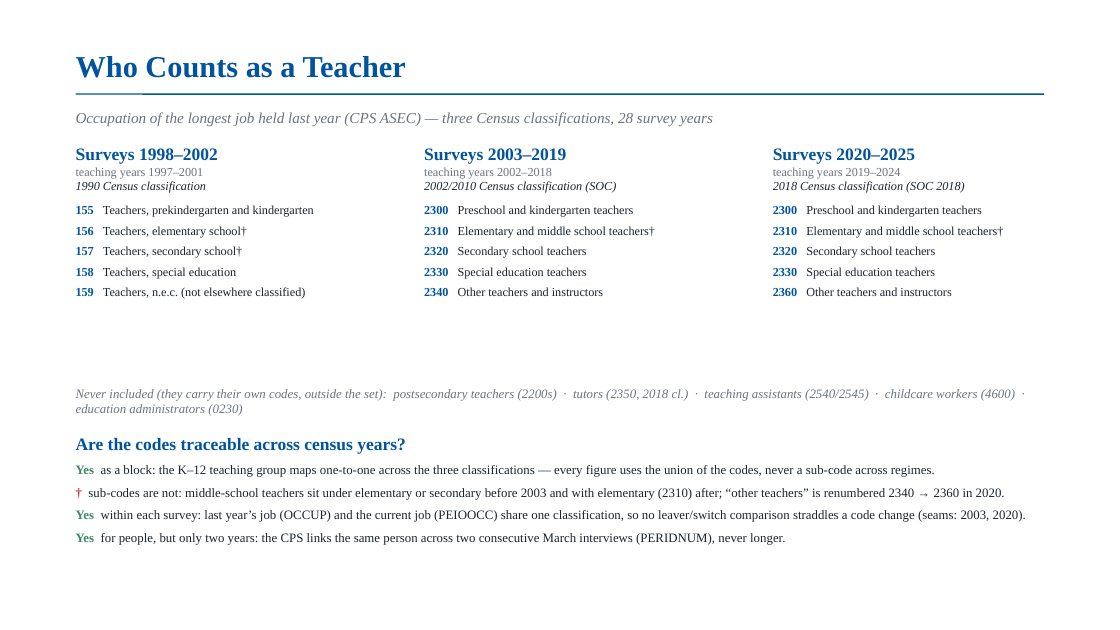
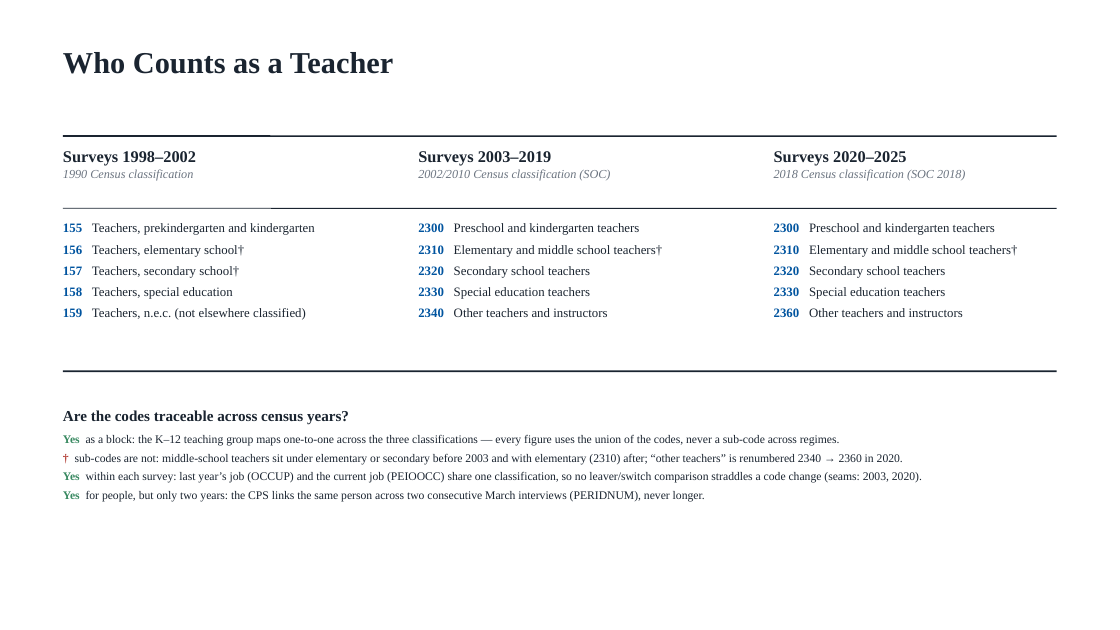
Before and after one commit to jedr1-ship-it/Alternative-Pathways----Quant, a slide deck: slide 1 of report/figures_deck/codes_slide.pptx. Drawn at 1120x630 pixels with LibreOffice and Linux fonts; fonts in the diff are those of the drawing. Boxes give left, top, right and bottom in pixels: in the first picture for what was removed or moved away, otherwise in the second. Text is boxed around its words. In the diff, an @@ line names an element or a change of style, - is before the commit and + after.

```diff
--- a/report/figures_deck/codes_slide.pptx
+++ b/report/figures_deck/codes_slide.pptx
@@ text "Who Counts as a Teacher": place and size @@
-text "Who Counts as a Teacher" at (76, 56, 406, 78)
+text "Who Counts as a Teacher" at (63, 52, 393, 74)
@@ text "Who Counts as a Teacher" at (63, 52, 393, 74): text colour #00549F to #1A2430 @@
@@ line moved from (76, 94) - (1044, 94) to (63, 136) - (1057, 136) @@
@@ line (63, 136) - (1057, 136): stroke #00549F 1.2 pt to #1A2430 1.4 pt @@
@@ text "Surveys 1998–2002" at (63, 151, 196, 181): vertical alignment middle to top @@
@@ text at (76, 148, 218, 193): paragraphs removed @@
-Surveys 1998–2002
-teaching years 1997–2001
-1990 Census classification
@@ text at (424, 148, 616, 193): paragraphs removed @@
-Surveys 2003–2019
-teaching years 2002–2018
-2002/2010 Census classification (SOC)
@@ text at (773, 148, 964, 193): paragraphs removed @@
-Surveys 2020–2025
-teaching years 2019–2024
-2018 Census classification (SOC 2018)
@@ text at (63, 151, 196, 181): text changed; size 13 to 10.5 pt @@
-Occupation of the longest job held last year (CPS ASEC) — three Census classifications, 28 survey years
+Surveys 1998–2002
+1990 Census classification
@@ text added at (418, 151, 610, 181), 10.5 pt, text #6B7480, italic @@
+Surveys 2003–2019
+2002/2010 Census classification (SOC)
@@ text added at (774, 151, 965, 181), 10.5 pt, text #6B7480, italic @@
+Surveys 2020–2025
+2018 Census classification (SOC 2018)
@@ line added from (63, 208) to (1057, 208), #1A2430 0.75 pt @@
@@ text "155 Teachers, prekindergarten and kindergarten": place and size @@
-text "155 Teachers, prekindergarten and kindergarten" at (76, 148, 314, 299)
+text "155 Teachers, prekindergarten and kindergarten" at (63, 223, 315, 320)
@@ text "2300 Preschool and kindergarten teachers": place and size @@
-text "2300 Preschool and kindergarten teachers" at (424, 148, 655, 296)
+text "2300 Preschool and kindergarten teachers" at (418, 223, 663, 317)
@@ size 10.5 to 11 pt in 3 elements at (63, 223, 315, 320), (418, 223, 663, 317), (774, 223, 1018, 317) @@
@@ text "2300 Preschool and kindergarten teachers": place and size @@
-text "2300 Preschool and kindergarten teachers" at (773, 148, 1004, 296)
+text "2300 Preschool and kindergarten teachers" at (774, 223, 1018, 317)
@@ line added from (63, 371) to (1057, 371), #1A2430 1.4 pt @@
@@ text removed at (76, 389, 1015, 416) @@
-Never included (they carry their own codes, outside the set): postsecondary teachers (2200s) · tutors (2350, 2018 cl.) · teaching assistants (2540/2545) · childcare workers (4600) · education administrators (0230)
@@ text "Are the codes traceable across ...": place and size @@
-text "Are the codes traceable across ..." at (76, 438, 406, 454)
+text "Are the codes traceable across ..." at (63, 410, 349, 425)
@@ text "Are the codes traceable across ..." at (63, 410, 349, 425): size 15 to 13 pt, text colour #00549F to #1A2430 @@
@@ text "Yes as a block: the ...": place and size @@
-text "Yes as a block: the ..." at (76, 465, 1026, 545)
+text "Yes as a block: the ..." at (63, 435, 922, 502)
@@ text "Yes as a block: the ..." at (63, 435, 922, 502): size 11 to 10 pt @@
```
Also in this commit, not shown: 2 other files.
